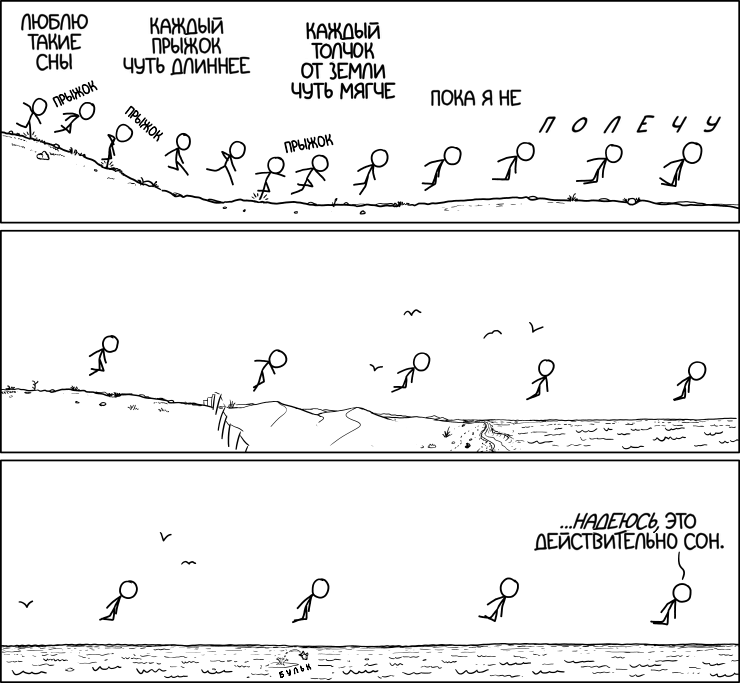
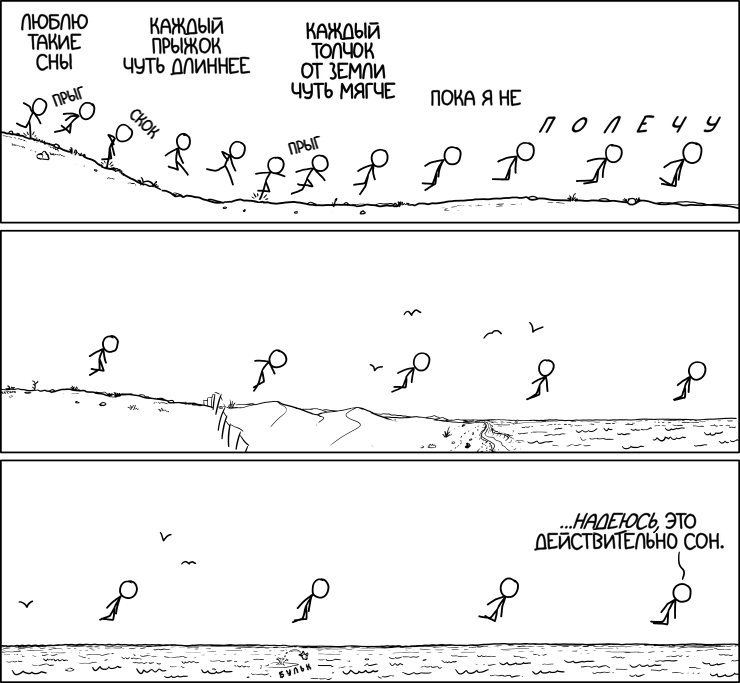
Layered file, before and after one edit (740x683). Changes by layer:
painted on "text ru r" over [52, 80, 334, 679]
added layer "Копия прыг-скок-прыг r" (40%) above "прыг-скок-прыг r" over [51, 86, 321, 155]
added layer "прыг-скок-прыг r" above "text ru" over [51, 86, 321, 155]
